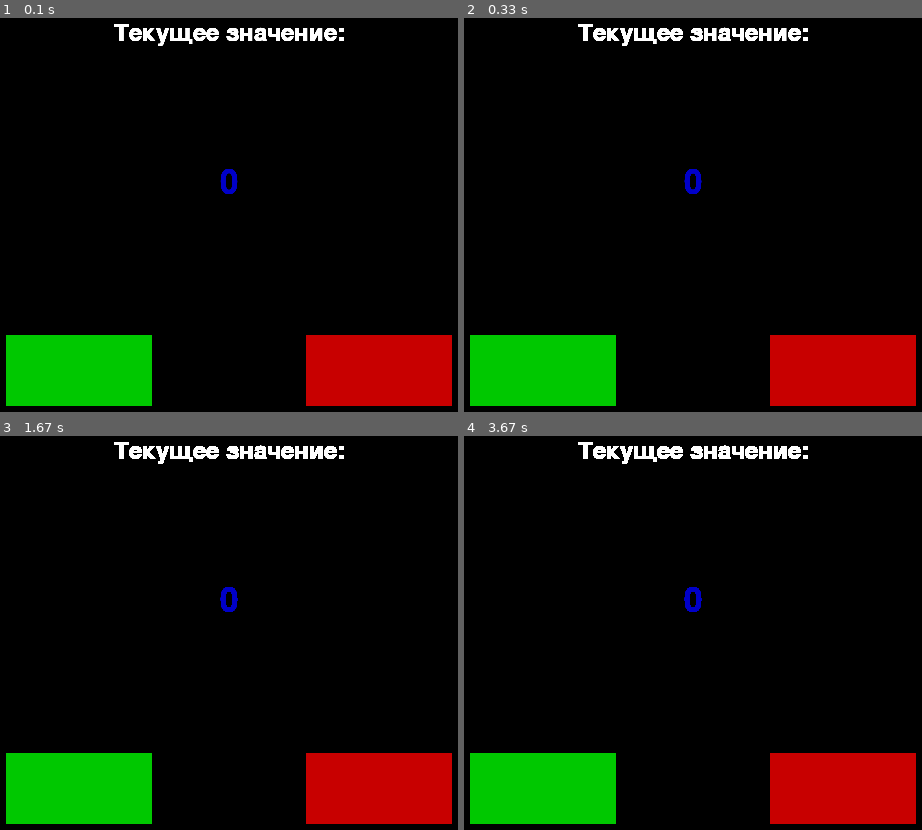
Above: before the commit, frames 1-4 (two rows, left to right).
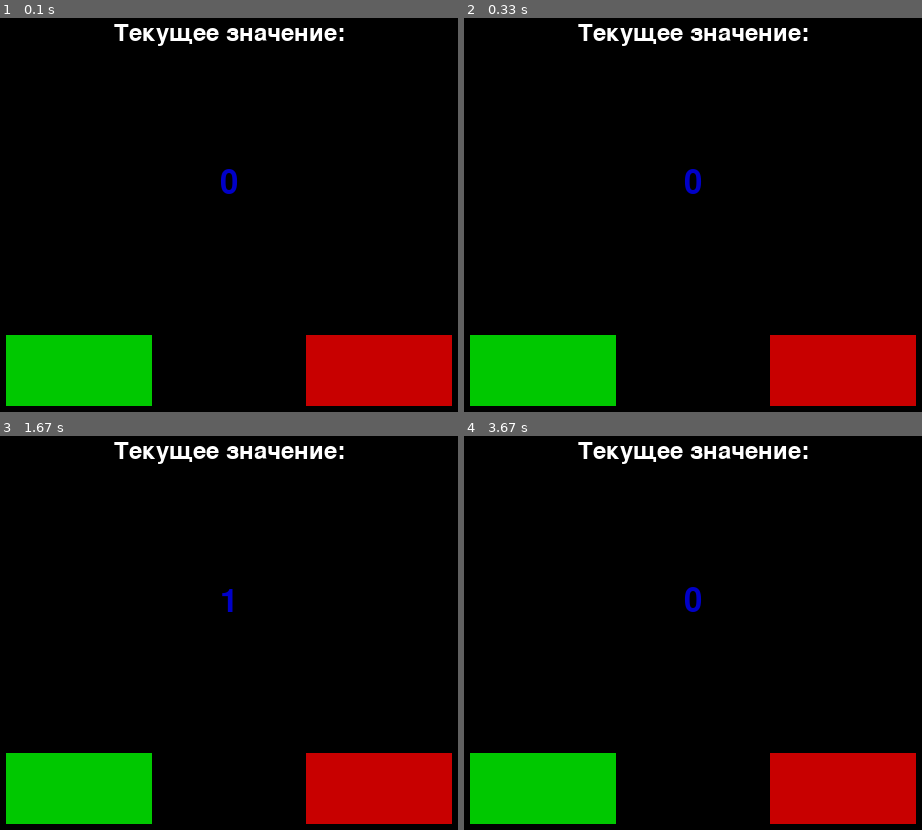
Above: after the commit, the same moments.

Repository: BugSpace42/ButtonPygame
Game: pygame game, started from main.py
The game is run twice, just before and just after one commit, with the same random seed, the same clock (stepped at 60 frames per second) and the same inputs.
Inputs (mouse positions are in pixels of both pictures, inside the frame that each line leads up to):
- Up to frame 1 (0.1 s): no input
- Up to frame 2 (0.33 s): no input
- Up to frame 3 (1.67 s): click (77, 786) at 0.38 s; click (380, 786) at 0.72 s; click (41, 818) at 1.05 s
- Up to frame 4 (3.67 s): click (541, 786) at 1.88 s; click (848, 770) at 2.72 s; click (844, 786) at 3.55 s

The runs differ from the first frame. In frame 1, 0.5% of the frame differs, in the area x 24-76%, y 1-45%; in frame 2, 0.5%; in frame 3, 0.6%; in frame 4, 0.5%.

Commit message:
add event handling

Diff:
--- a/main.py
+++ b/main.py
@@ -23,14 +23,22 @@
     for event in pygame.event.get():
         if event.type == pygame.QUIT:
             running = False
+        elif event.type == pygame.MOUSEBUTTONDOWN:
+            mouse_pos = pygame.mouse.get_pos()
+            if plus_button.collidepoint(mouse_pos) and counter < MAX_VALUE:
+                counter += 1
+            elif minus_button.collidepoint(mouse_pos) and counter > MIN_VALUE:
+                counter -= 1
+
+    screen.fill((0, 0, 0))
 
     plus_color = (0, 200, 0)
     pygame.draw.rect(screen, plus_color, plus_button)
-    pygame.draw.rect(screen, (0, 0, 0), plus_button, 2)  # Обводка
+    pygame.draw.rect(screen, (0, 0, 0), plus_button, 2)
 
     minus_color = (200, 0, 0)
     pygame.draw.rect(screen, minus_color, minus_button)
-    pygame.draw.rect(screen, (0, 0, 0), minus_button, 2)  # Обводка
+    pygame.draw.rect(screen, (0, 0, 0), minus_button, 2)
 
     label_text = label_font.render("Текущее значение:", True, (255, 255, 255))
     label_rect = label_text.get_rect(center=(screen_width // 2, screen_width // 8))
